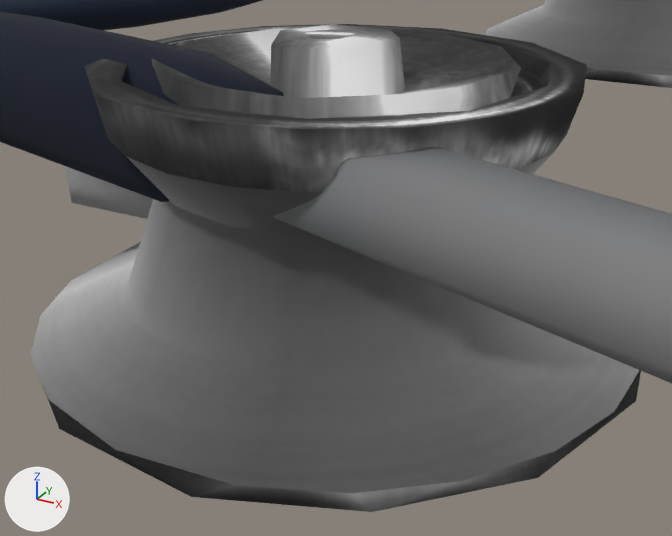
Before and after pictures for a commit that changed the glTF model vlabs2/vl.vlabs.com.ua/vlabs2/src/vlab.items/medical/equipment/AcusticStethoscope/resources/3d/AcusticStethoscope.glb.
One viewpoint serves both versions: a 50 mm camera at (0.0302, -0.0528, 0.031) aimed at (0.002, -0.0016, 0.0054). The lights are fixed; the arrows at lower left show +X, +Y and +Z. Where no turn or scale is listed for an object, it has been applied to the vertices. Vertices at the same position are counted once.

Objects in the first picture: 'acusticStethoscope', 'acusticStethoscopeSensor'.
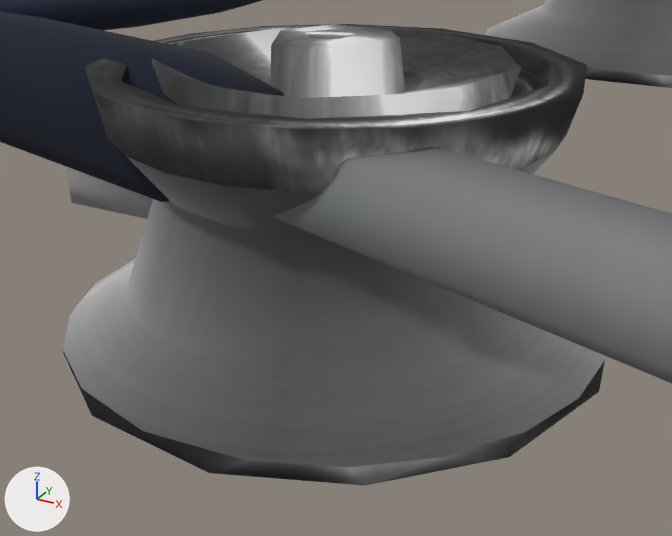
Edits to the bpy script that builds the scene:
```text
Change me_acusticstethoscopesensorgeometry:
    where me_acusticstethoscopesensorgeometry.from_pydata(...)  # 214 vertices, 421 faces; spans x -0.0214..0.0225, y -0.0211..0.0211, z 0.0..0.0208
    used by ob_acusticstethoscopesensor; location = (0.0, 0.0, 0.0)
    me_acusticstethoscopesensorgeometry part 1: all 75 vertices in x -0.0198..0.0225, y -0.0211..0.0211, z 0.0..0.0018 are scaled about the mesh origin by (0.897, 0.897, 1)
```

Where the change shows, as pixel boxes [x1, y1, x2, y2] in the pictures (672 x 536 px; the box of a moved part takes in the faces that stretch with it):
'acusticStethoscopeSensor', reshaped (11% narrower)
    before: [30, 24, 641, 512]
    after: [63, 24, 605, 486]
part 1 of me_acusticstethoscopesensorgeometry, moved or reshaped
    before: [30, 242, 641, 512]
    after: [63, 258, 605, 486]
